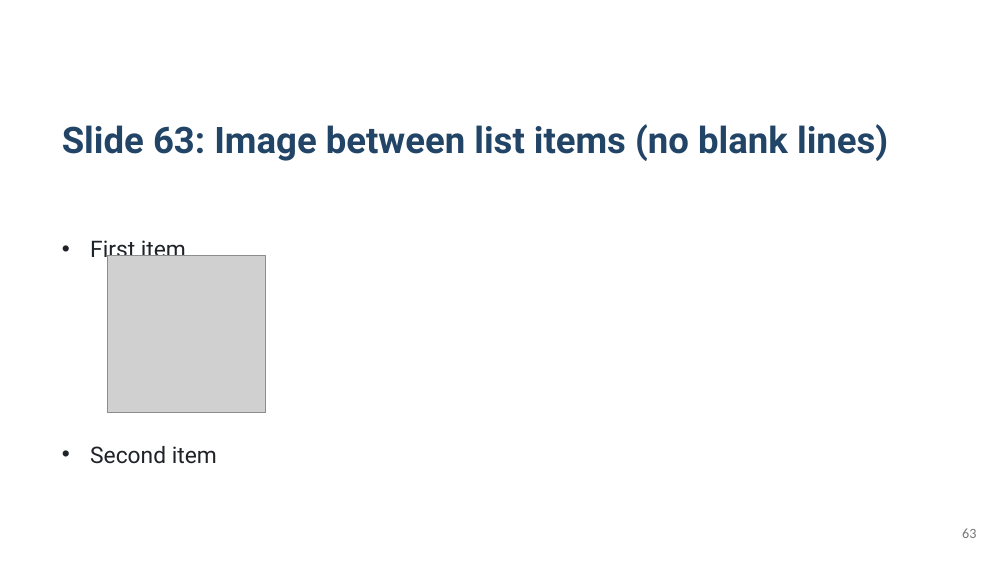
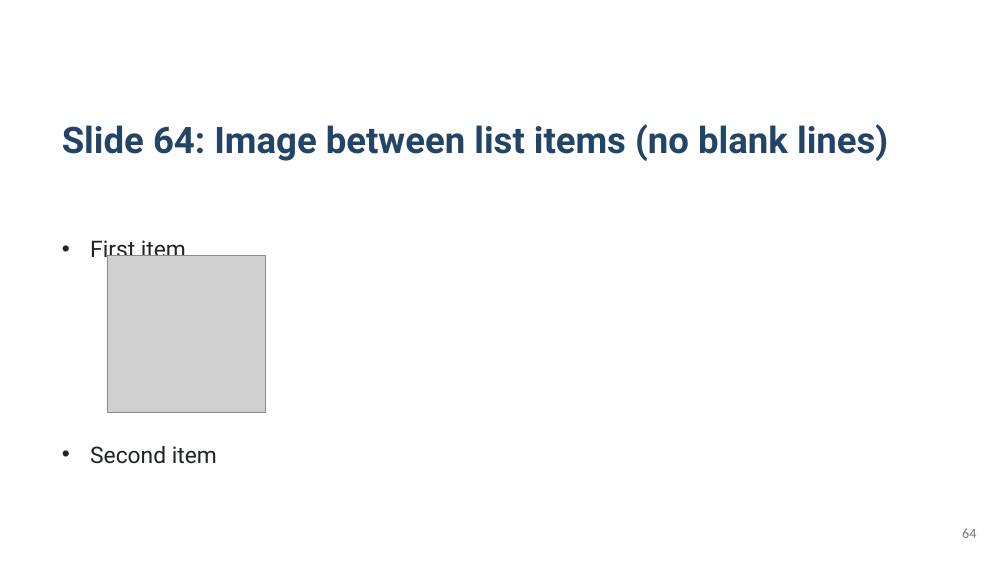
Before and after one commit to KatsuYuzu/marp-to-editable-pptx, a slide deck: slide 64 of output-pptx/test-output.pptx (slide 63 before the commit). Drawn at 1008x567 pixels with LibreOffice and Linux fonts; fonts in the diff are those of the drawing; grey boxes stand for pictures. Boxes give left, top, right and bottom in pixels: in the first picture for what was removed or moved away, otherwise in the second. Text is boxed around its words. In the diff, an @@ line names an element or a change of style, - is before the commit and + after.

```diff
--- a/output-pptx/test-output.pptx
+++ b/output-pptx/test-output.pptx
@@ text at <box>62,124,888,161</box>: text changed @@
-Slide 63: Image between list items (no blank lines)
+Slide 64: Image between list items (no blank lines)
@@ page number at <box>962,528,976,538</box>: text changed @@
-63
+64
```
Also in this commit, not shown: 14 other slides changed, 11 slides added, 1 other file.
